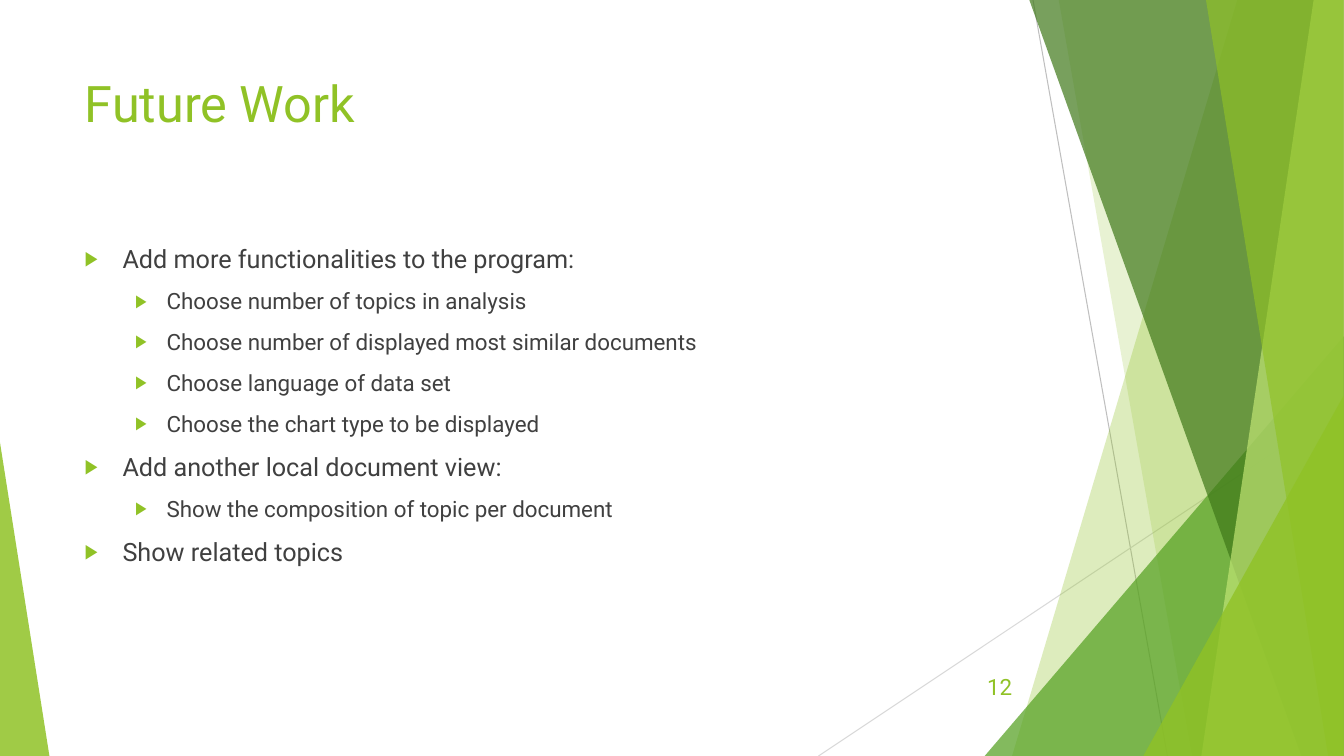
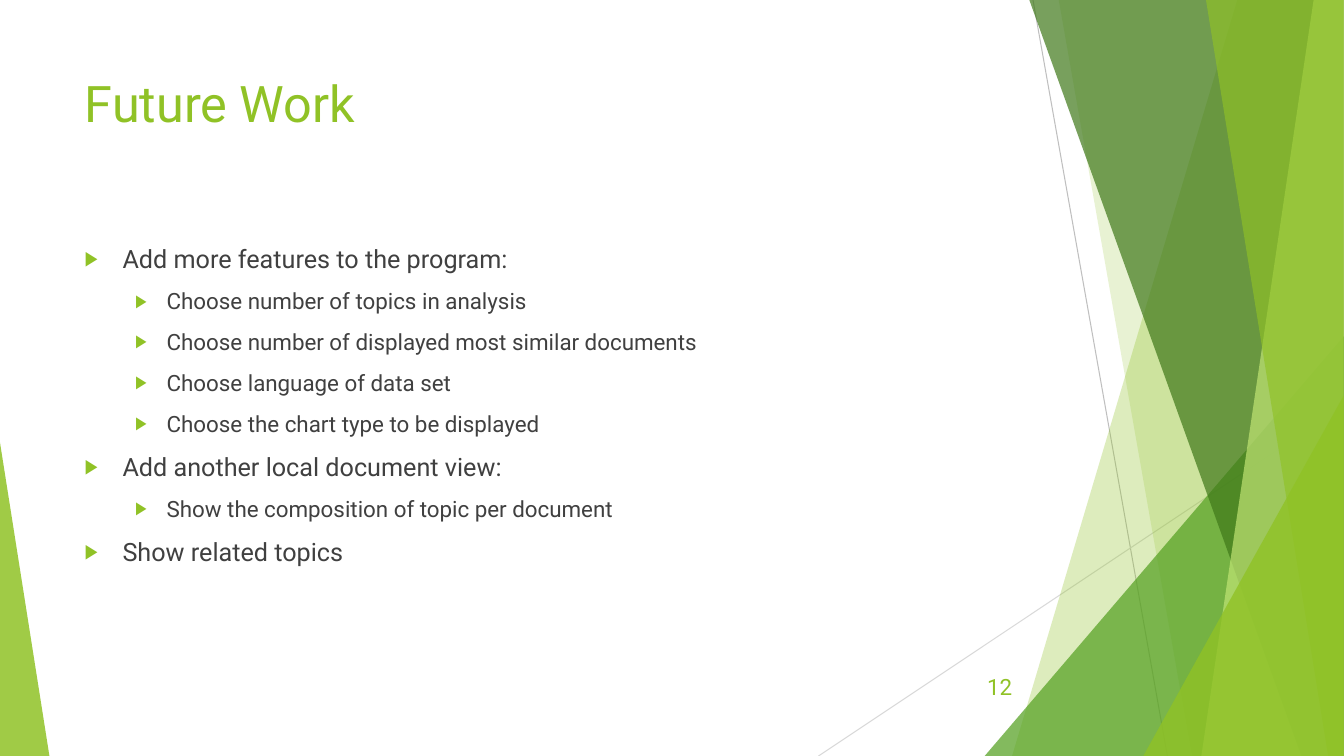
Before and after one commit to jeff2018/KnowledgeDiscoveryVisualization, a slide deck: slide 12 of Topic Model Visualization.pptx. Drawn at 1344x756 pixels with LibreOffice and Linux fonts; fonts in the diff are those of the drawing. Boxes give left, top, right and bottom in pixels: in the first picture for what was removed or moved away, otherwise in the second. Text is boxed around its words. In the diff, an @@ line names an element or a change of style, - is before the commit and + after.

```diff
--- a/Topic Model Visualization.pptx
+++ b/Topic Model Visualization.pptx
@@ text at (x1=123, y1=249, x2=508, y2=274): text changed @@
-▶ Add more functionalities to the program:
+▶ Add more features to the program:
```
Also in this commit, not shown: 5 other slides changed.
